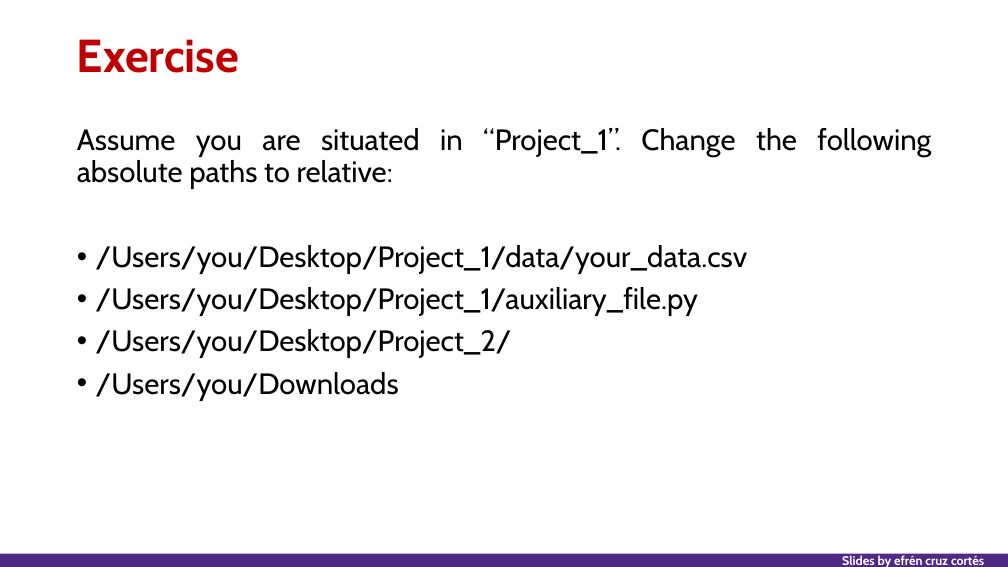
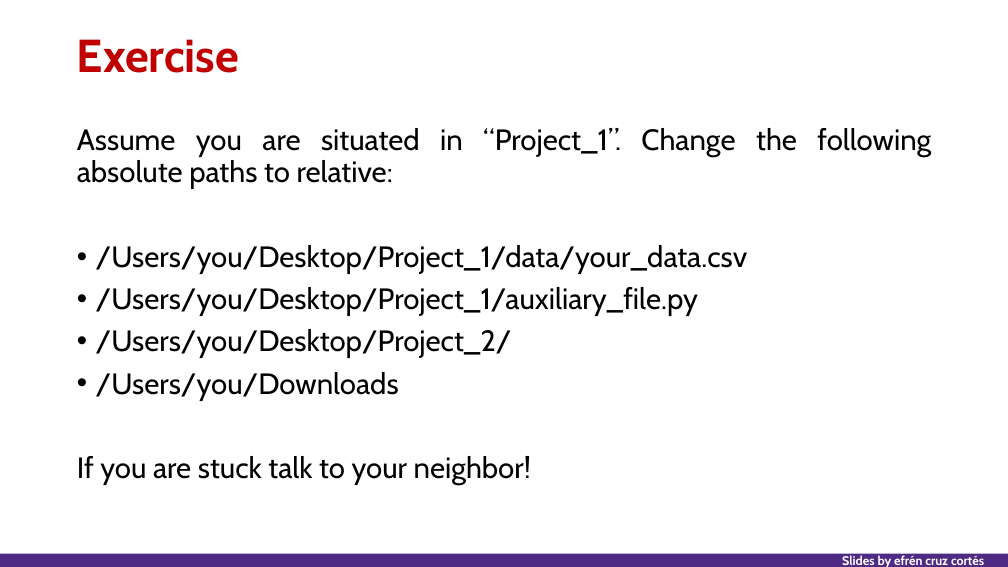
Before and after one commit to nuitrcs/researchers_guide_to_code_organization, a slide deck: slide 44 of researchers_guide_to_code_organization_day_1.pptx (slide 41 before the commit). Drawn at 1008x567 pixels with LibreOffice and Linux fonts; fonts in the diff are those of the drawing. Boxes give left, top, right and bottom in pixels: in the first picture for what was removed or moved away, otherwise in the second. Text is boxed around its words. In the diff, an @@ line names an element or a change of style, - is before the commit and + after.

```diff
--- a/researchers_guide_to_code_organization_day_1.pptx
+++ b/researchers_guide_to_code_organization_day_1.pptx
@@ text at (x1=77, y1=456, x2=531, y2=485): paragraph added @@
+If you are stuck talk to your neighbor!
```
Also in this commit, not shown: 12 other slides changed, 3 slides added, 4 other files.
